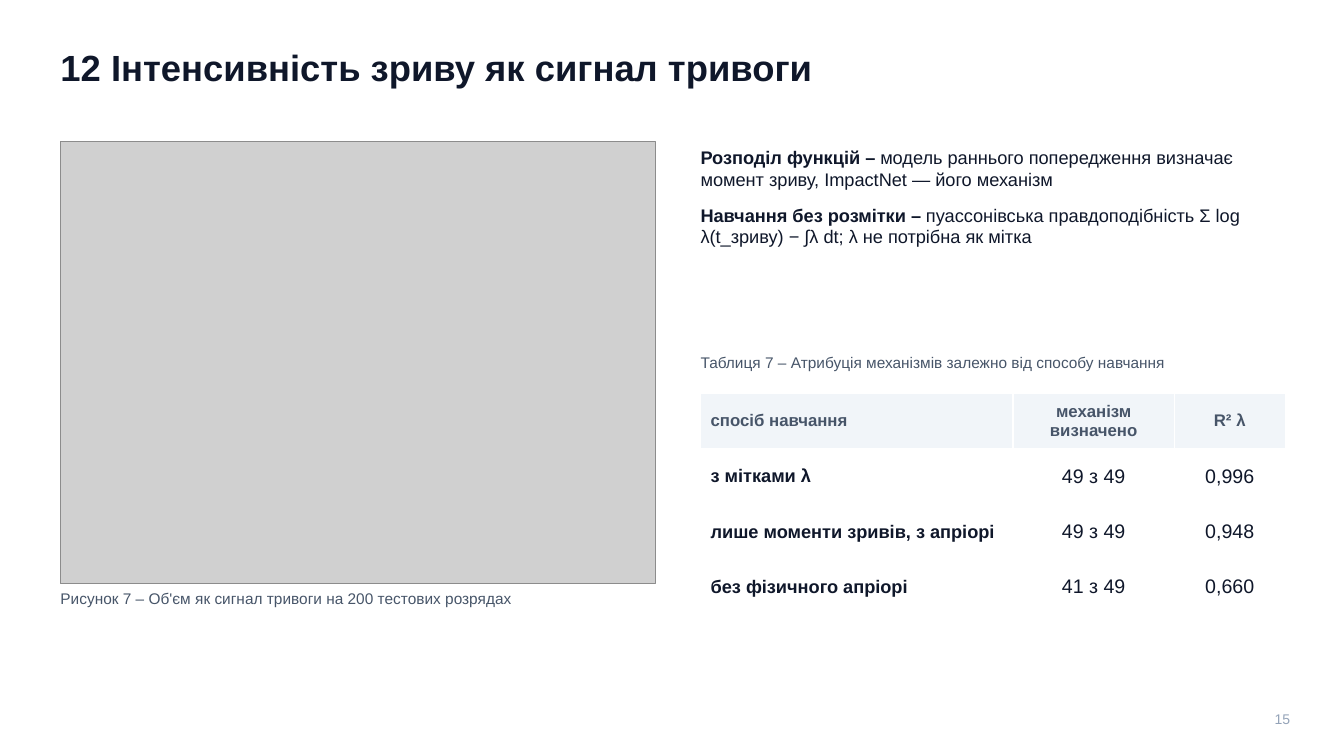
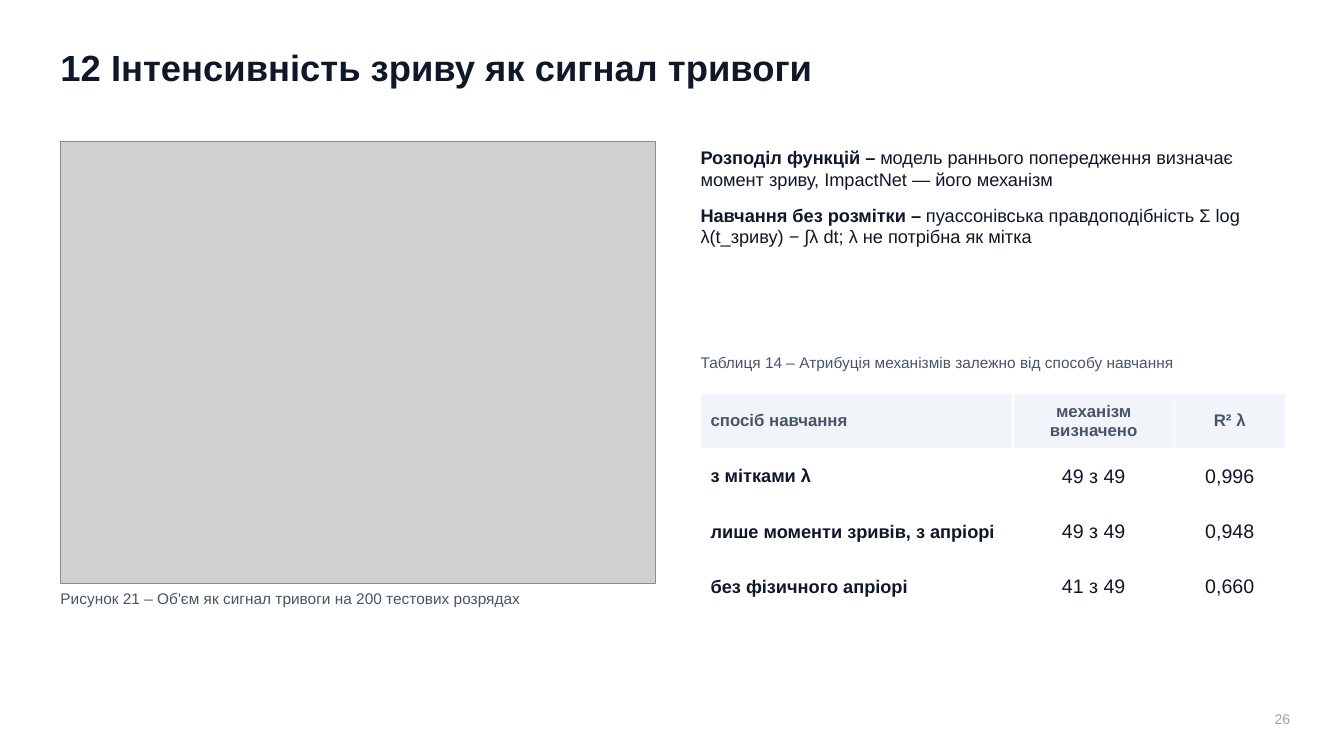
Before and after one commit to llllenah/plasma-disruption-prediction, a slide deck: slide 26 of docs/presentation.pptx (slide 15 before the commit). Drawn at 1344x756 pixels with LibreOffice and Linux fonts; fonts in the diff are those of the drawing; grey boxes stand for pictures. Boxes give left, top, right and bottom in pixels: in the first picture for what was removed or moved away, otherwise in the second. Text is boxed around its words. In the diff, an @@ line names an element or a change of style, - is before the commit and + after.

```diff
--- a/docs/presentation.pptx
+++ b/docs/presentation.pptx
@@ text at bbox=[701, 357, 1174, 371]: text changed @@
-Таблиця 7 – Атрибуція механізмів залежно від способу навчання
+Таблиця 14 – Атрибуція механізмів залежно від способу навчання
@@ text at bbox=[60, 593, 520, 607]: text changed @@
-Рисунок 7 – Об'єм як сигнал тривоги на 200 тестових розрядах
+Рисунок 21 – Об'єм як сигнал тривоги на 200 тестових розрядах
@@ text at bbox=[1275, 714, 1291, 724]: text changed @@
-15
+26
```
Also in this commit, not shown: 15 other slides changed, 6 slides added, 2 other files.
